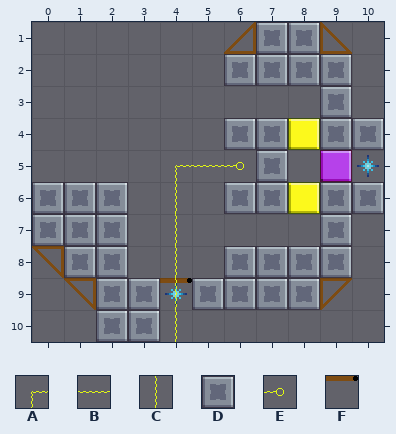
Level history. Tiled map (JSON): Assets/Level_Editor/TileMap/Room_24.tmj. Above: the version before the commit.
Cells are 32x32 px. Shown: x 0..10, y 1..10.
Key: from "tileSet": A 5, B 6, C 15, D 33, E 36, F 84.
_ is an empty cell.
Layers that did not change in this view are not listed.
Layer "Overlap" before, first column x 0:
 1 ___________
 2 _________D_
 3 ___________
 4 ___________
 5 ____ABE____
 6 ____C____DD
 7 ____C______
 8 ____C______
 9 ____F______
10 ___________
Now the later version:
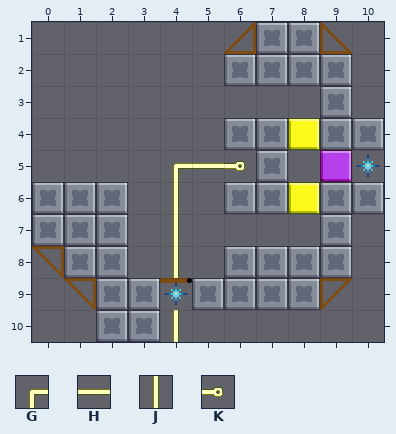
Further tiles: from "tileSet": G 210 "cable", H 211 "cable", J 220 "cable", K 281 "cable".
The exact change:
Changed rows in their new state; . is an unchanged cell.
Layer "Overlap":
first column x 4:
 5 GHK
 6 J..
 7 J..
 8 J..
10 J..
Layer "line" (removed):
first column x 4:
 9 _
10 _
